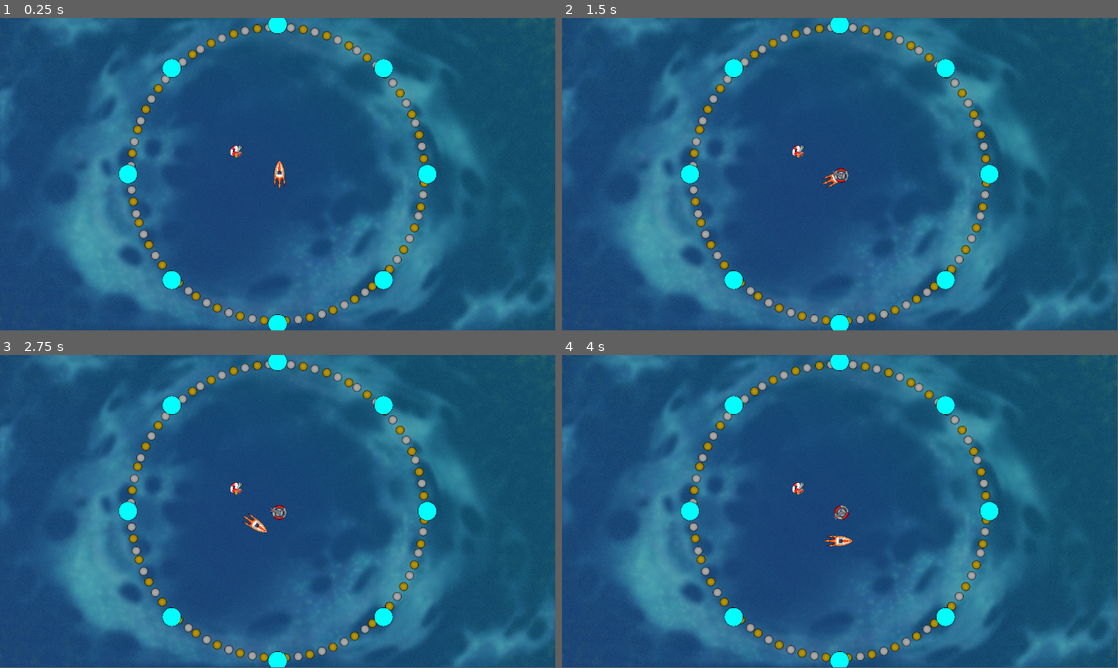
Above: before the commit, frames 1-4 (two rows, left to right).
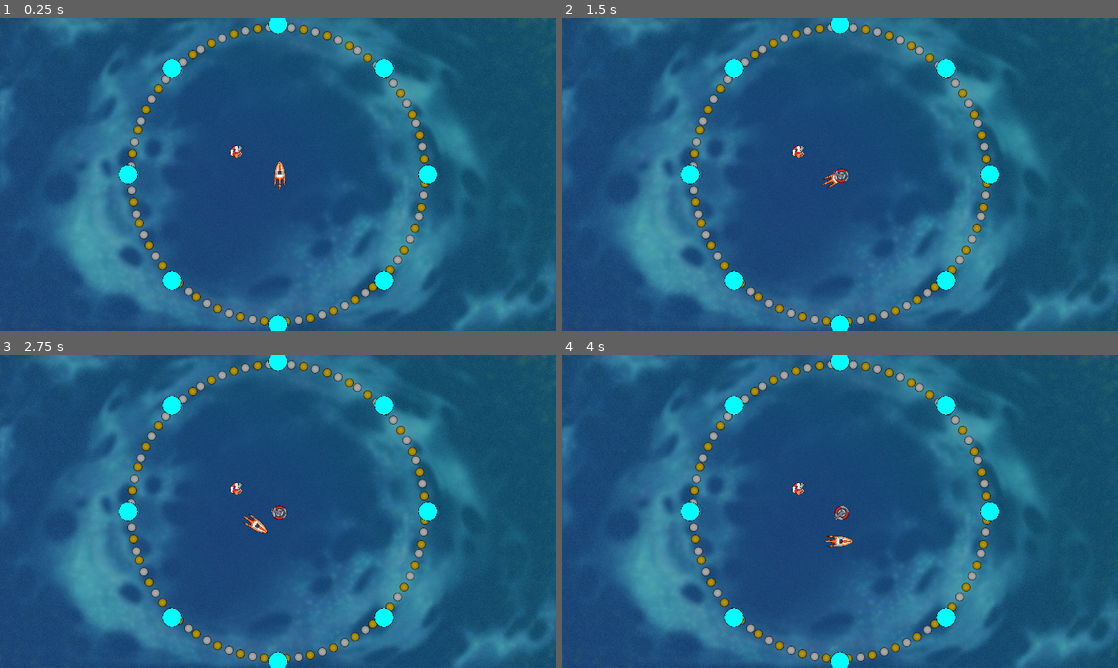
Above: after the commit, the same moments.

Repository: DarkerQueenSara/wave-defense
Game: Godot game, scene res://scenes/main_scene.tscn
Same seed, same stepped clock (60 frames per second), same inputs: the game is played once before the commit and once after it. The engine's default icon, where the game draws it, is replaced by a stand-in: a white triangle on a blue panel in a dark square.
Inputs:
- Up to frame 1 (0.25 s): no input
- Up to frame 2 (1.5 s): tap Enter at 0.5 s; hold Right (right) 0.53-1.28 s; tap X (towerMagnet) at 0.6 s; hold Down (down) from 1.28 s (still down); tap Z (towerNormal) at 1.35 s
- Up to frame 3 (2.75 s): release Down (down) at 2.03 s; hold Right (right) from 2.03 s (still down); tap C (towerRepel) at 2.1 s
- Up to frame 4 (4 s): release Right (right) at 2.78 s; hold Up (up) 2.78-3.53 s; tap X (towerMagnet) at 2.85 s; hold A (left) from 3.53 s (still down); tap Z (towerNormal) at 3.6 s
The window is 799x449 before the commit and 800x450 after it. Grey fills any space a smaller window leaves; there, only what the larger window draws over its background counts as a difference.

The runs differ from the first frame. In frame 1, 1.7% of the frame differs, in the area x 0-100%, y 0-100%; in frame 2, 1.7%; in frame 3, 1.8%; in frame 4, 1.8%.
Error in both runs: Invalid assignment of property or key 'currentLookAt' with value of type 'Vector2' on a base object of type 'CharacterBody2D (player.gd)'. (res://scripts/magne…

Commit message:
Fixed game scaling

Diff:
--- a/project.godot
+++ b/project.godot
@@ -18,6 +18,11 @@
 [autoload]
 
 Global="*res://global.gd"
+
+[display]
+
+window/stretch/mode="canvas_items"
+window/stretch/aspect="keep_width"
 
 [global_group]
 
--- a/scenes/projectile_turret.tscn
+++ b/scenes/projectile_turret.tscn
@@ -1,21 +1,13 @@
-[gd_scene load_steps=5 format=3 uid="uid://d0xdt4jxlkvxw"]
+[gd_scene load_steps=4 format=3 uid="uid://d0xdt4jxlkvxw"]
 
 [ext_resource type="PackedScene" uid="uid://nllg77omh6tn" path="res://scenes/turret_base.tscn" id="1_r68ck"]
 [ext_resource type="Script" path="res://scripts/projectile_turret.gd" id="2_ol8ld"]
 [ext_resource type="PackedScene" uid="uid://cpsyannjrr76s" path="res://scenes/bullet.tscn" id="3_37qyx"]
-[ext_resource type="Texture2D" uid="uid://bx7w3dfm2n6sh" path="res://sprites/T1.png" id="4_6lk7u"]
 
 [node name="ProjectileTurret" instance=ExtResource("1_r68ck")]
 script = ExtResource("2_ol8ld")
 projectile = ExtResource("3_37qyx")
 
-[node name="Sprite2D" parent="." index="0"]
-rotation = -0.785398
-texture = ExtResource("4_6lk7u")
-
-[node name="CollisionShape2D" parent="Area2D" index="0"]
-visible = true
-
 [node name="Timer" type="Timer" parent="." index="2"]
 autostart = true
 
